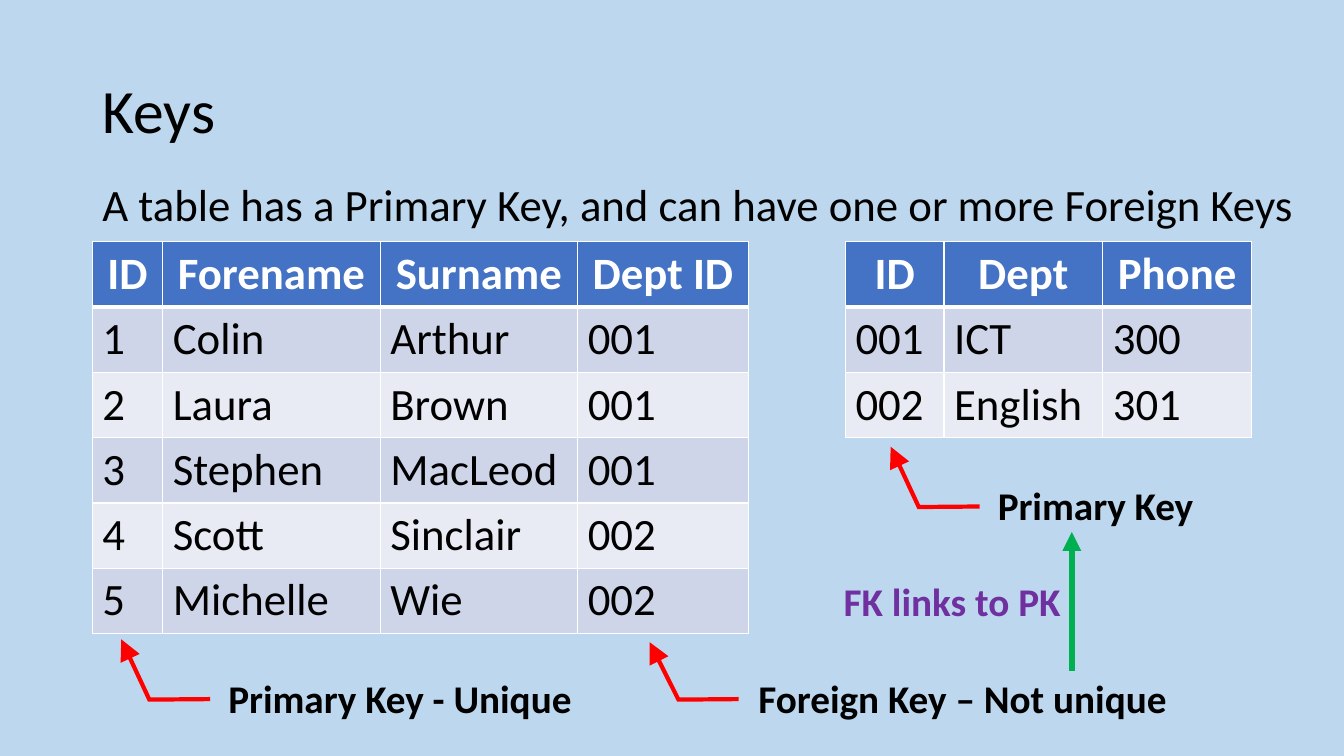
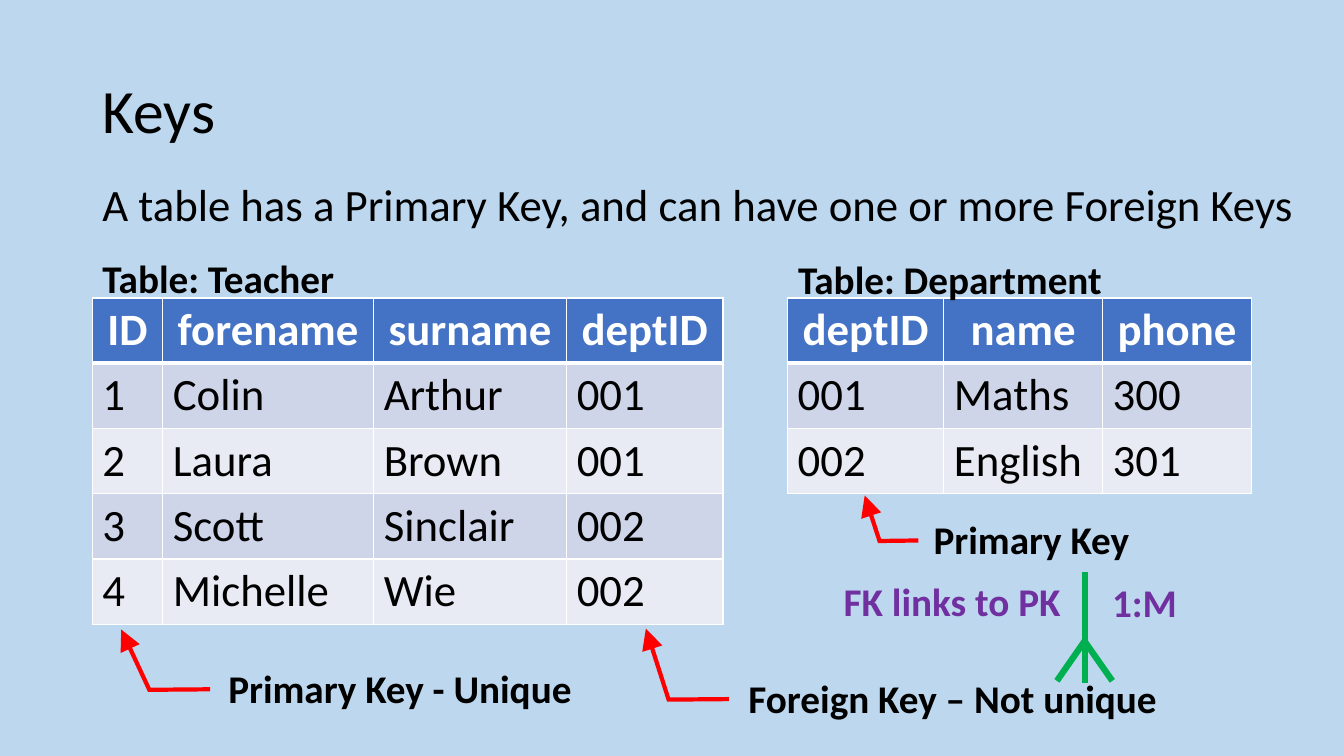
Before and after one commit to MrFriendCS/MrFriendCS.github.io, a slide deck: slide 206 of n5/ddd/N5 CS DDD Slides.pptx (slide 212 before the commit). Drawn at 1344x756 pixels with LibreOffice and Linux fonts; fonts in the diff are those of the drawing. Boxes give left, top, right and bottom in pixels: in the first picture for what was removed or moved away, otherwise in the second. Text is boxed around its words. In the diff, an @@ line names an element or a change of style, - is before the commit and + after.

```diff
--- a/n5/ddd/N5 CS DDD Slides.pptx
+++ b/n5/ddd/N5 CS DDD Slides.pptx
@@ text added at (102, 265, 334, 303), 28 pt, text #000000, bold @@
+Table: Teacher
@@ text added at (798, 266, 1102, 305), 28 pt, text #000000, bold @@
+Table: Department
@@ table at (93, 298, 724, 625) @@
-row 1: ID | Forename | Surname | Dept ID
+row 1: ID | forename | surname | deptID
-row 4: 3 | Stephen | MacLeod | 001
-row 5: 4 | Scott | Sinclair | 002
-row 6: 5 | Michelle | Wie | 002
+row 4: 3 | Scott | Sinclair | 002
+row 5: 4 | Michelle | Wie | 002
@@ table: place and size @@
-table at (93, 242, 749, 634)
+table at (93, 298, 724, 625)
@@ table at (787, 298, 1251, 494) @@
-row 1: ID | Dept | Phone
+row 1: deptID | name | phone
-row 2, column 2: ICT
+row 2, column 2: Maths
@@ table: place and size @@
-table at (846, 242, 1252, 438)
+table at (787, 298, 1251, 494)
@@ callout "Primary Key" at (924, 512, 1160, 566): proportions changed @@
@@ callout "Primary Key": place and size @@
-callout "Primary Key" at (988, 478, 1344, 531)
+callout "Primary Key" at (924, 512, 1160, 566)
@@ arrow moved from (1072, 670) - (1072, 532) to (1085, 683) - (1085, 572) @@
@@ arrow (1085, 683) - (1085, 572): arrow to line @@
@@ text added at (1112, 591, 1177, 617), 28 pt, text #7030A0, bold @@
+1:M
@@ line added from (1058, 681) to (1085, 641), #00B050 4.5 pt @@
@@ line added from (1113, 681) to (1085, 641), #00B050 4.5 pt @@
@@ callout "Primary Key - Unique": place and size @@
-callout "Primary Key - Unique" at (219, 670, 589, 724)
+callout "Primary Key - Unique" at (219, 661, 589, 715)
@@ callout "Foreign Key – Not unique": place and size @@
-callout "Foreign Key – Not unique" at (748, 670, 1183, 724)
+callout "Foreign Key – Not unique" at (739, 670, 1174, 724)
@@ callout "Foreign Key – Not unique" at (739, 670, 1174, 724): proportions changed @@
```
Also in this commit, not shown: 14 other slides changed, 8 slides added, 4 other files.
